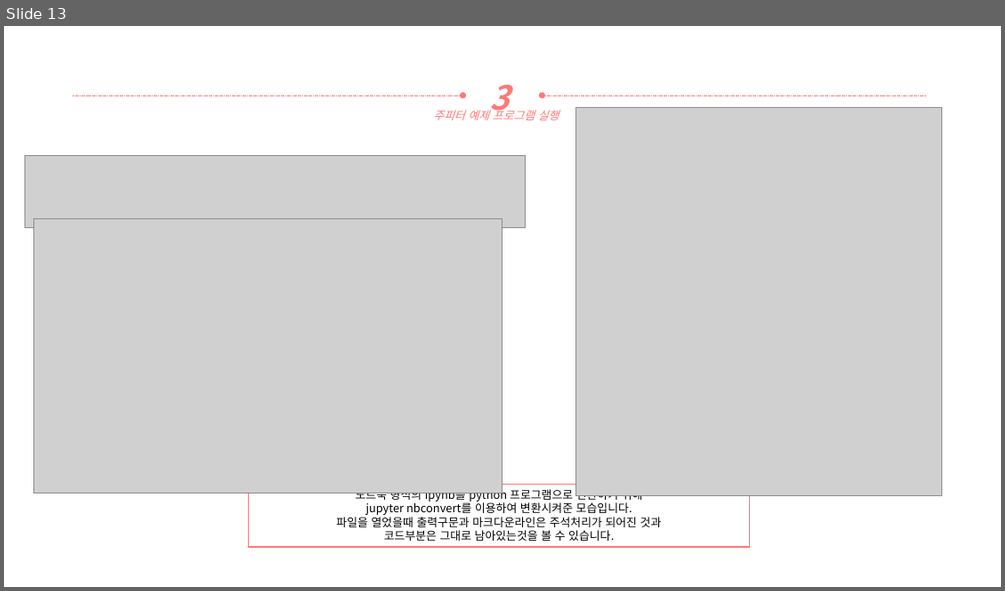
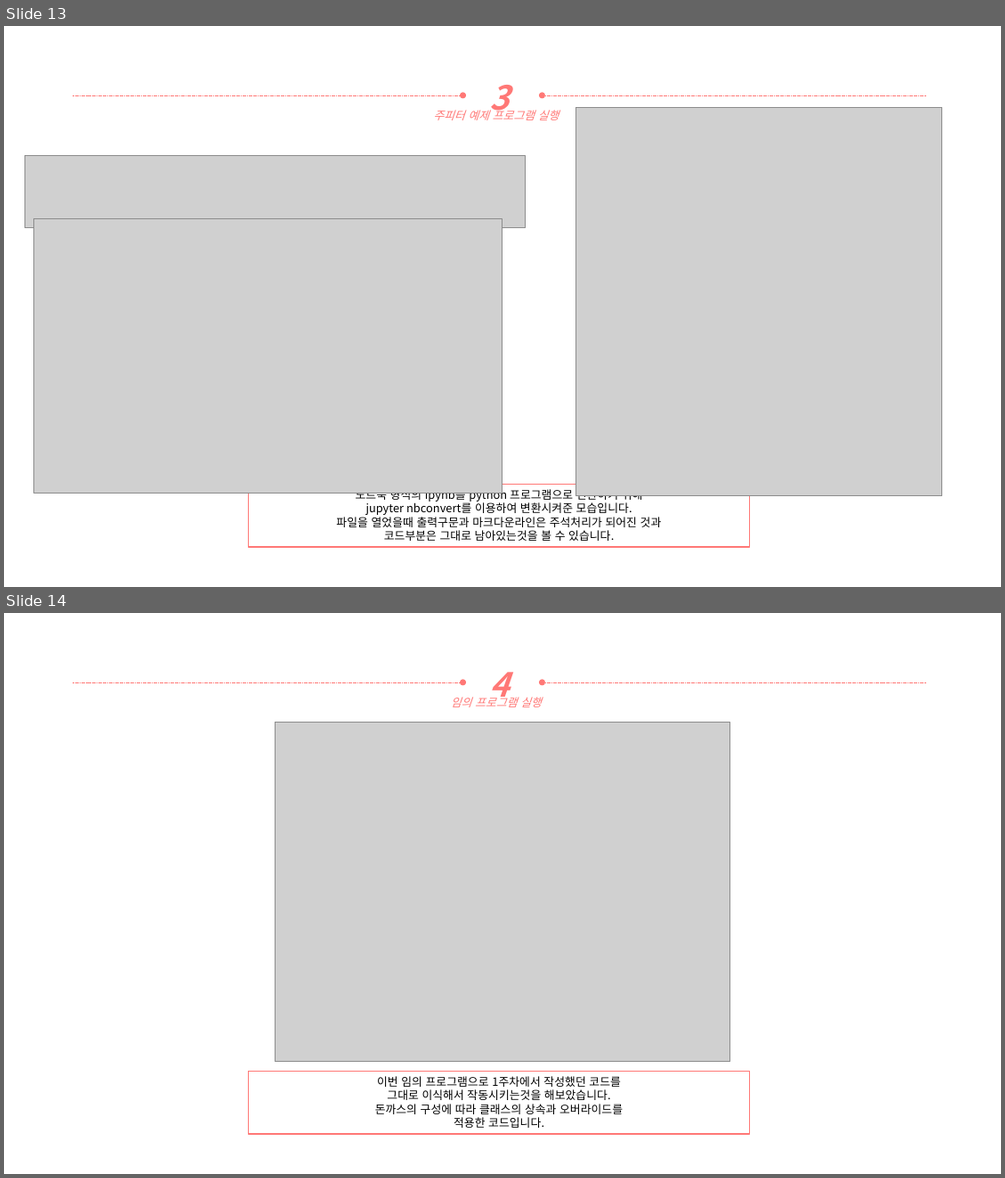
Before and after one commit to yooatom2200/Programing_Base_2, a slide deck: 2장/20164091-송희령-2주차 과제.pptx. Shown one above the other, each under a label of ours: slide 13 before the commit, slides 13 and 14 after it. The pictures are 1005x591 and 1005x1178 pixels, drawn with LibreOffice and Linux fonts; fonts in the diff are those of the drawing; grey boxes stand for pictures. Boxes give left, top, right and bottom in pixels: in the first picture for what was removed or moved away, otherwise in the second. Text is boxed around its words. In the diff, an @@ line names an element or a change of style, - is before the commit and + after.

```diff
--- a/2장/20164091-송희령-2주차 과제.pptx
+++ b/2장/20164091-송희령-2주차 과제.pptx
@@ slide 14 added at (4,613,1001,1174), background #FFFFFF @@
@@ arrow added from (73, 682) to (463, 682), #FF7876 0.5 pt dashed @@
@@ text added at (489,672,509,706), 32 pt, text #FF7876, bold, italic @@
+4
@@ arrow added from (926, 682) to (542, 682), #FF7876 0.5 pt dashed @@
@@ text added at (451,695,542,707), 11 pt, text #FF7876, italic @@
+임의 프로그램 실행
@@ picture added at (275,722,730,1062) @@
@@ rectangle added at (249,1070,750,1134), outline #FF7876 1 pt, 11 pt, text #000000 @@
+이번 임의 프로그램으로 1주차에서 작성했던 코드를
+그대로 이식해서 작동시키는것을 해보았습니다.
+돈까스의 구성에 따라 클래스의 상속과 오버라이드를
+적용한 코드입니다.
```
Also in this commit, not shown: 1 other slide added, 1 other file.
